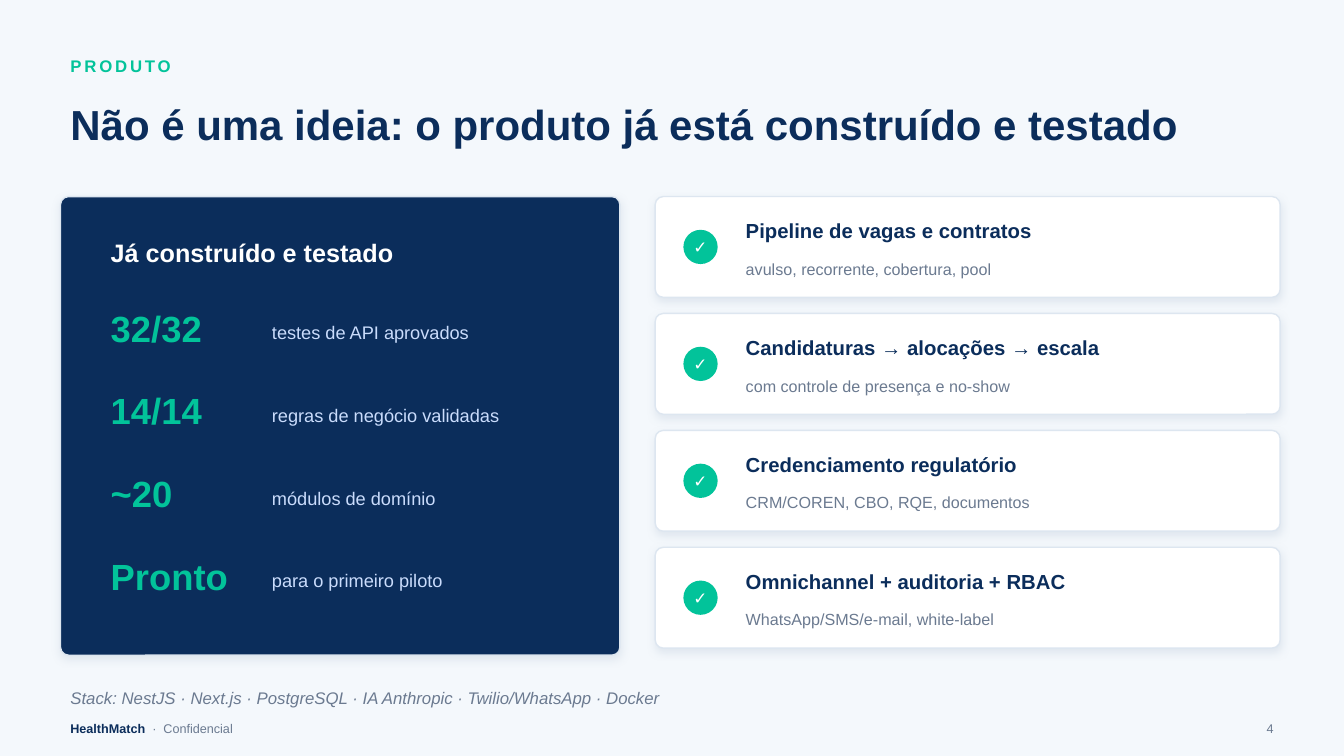
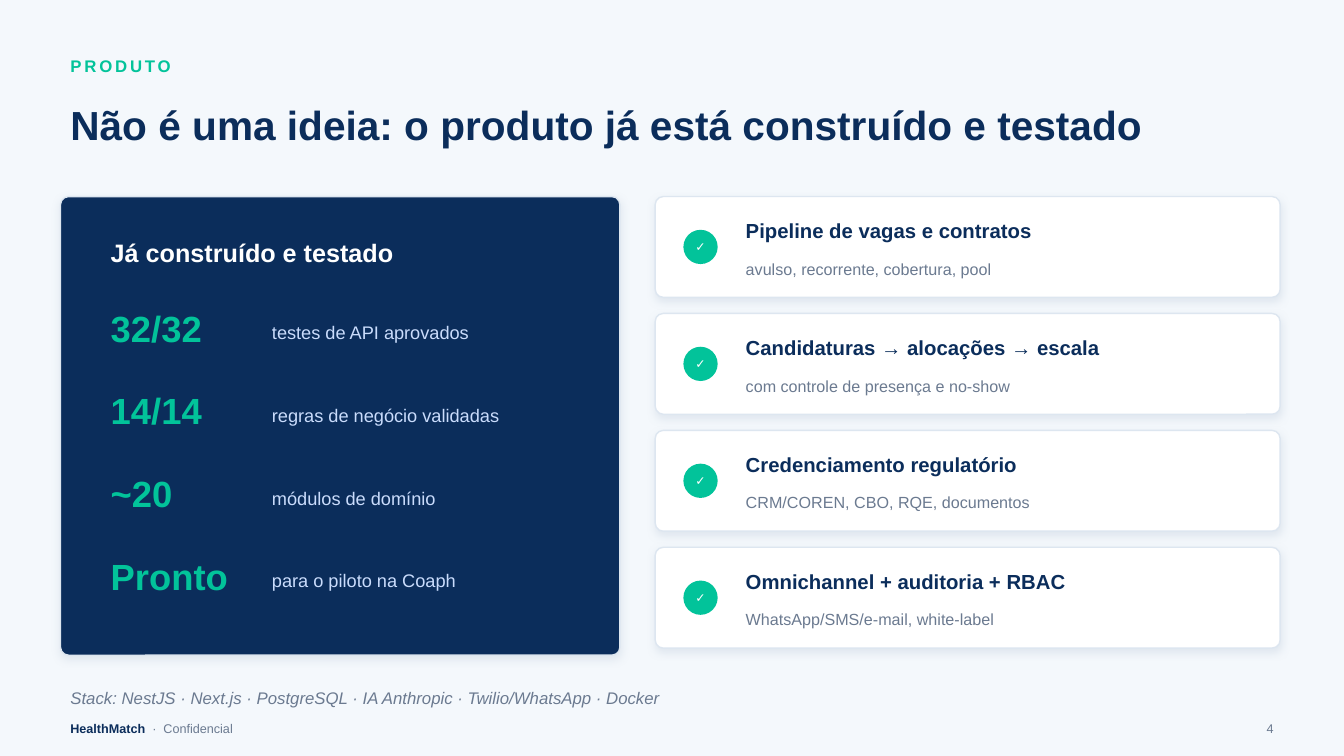
Before and after one commit to danielsmonteiro/conecta, a slide deck: slide 4 of business-plan/HealthMatch_Pitch_Deck.pptx. Drawn at 1344x756 pixels with LibreOffice and Linux fonts; fonts in the diff are those of the drawing. Boxes give left, top, right and bottom in pixels: in the first picture for what was removed or moved away, otherwise in the second. Text is boxed around its words. In the diff, an @@ line names an element or a change of style, - is before the commit and + after.

```diff
--- a/business-plan/HealthMatch_Pitch_Deck.pptx
+++ b/business-plan/HealthMatch_Pitch_Deck.pptx
@@ text "Não é uma ideia: o ..." at (70,110,1141,147): size 30 to 29 pt @@
@@ text at (272,574,456,591): text changed @@
-para o primeiro piloto
+para o piloto na Coaph
@@ size 12 to 8.8 pt in 4 elements at (684,230,718,264), (684,347,718,381), (684,464,718,498), (684,581,718,615) @@
```
Also in this commit, not shown: 7 other slides changed, 8 slides added, 6 slides removed, 10 other files.
